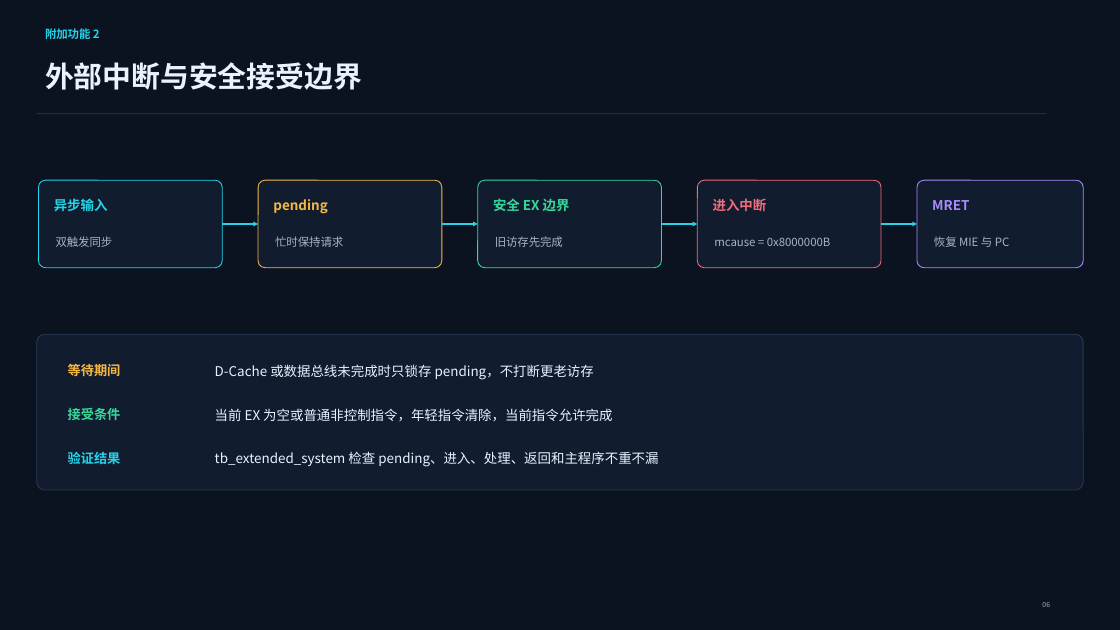
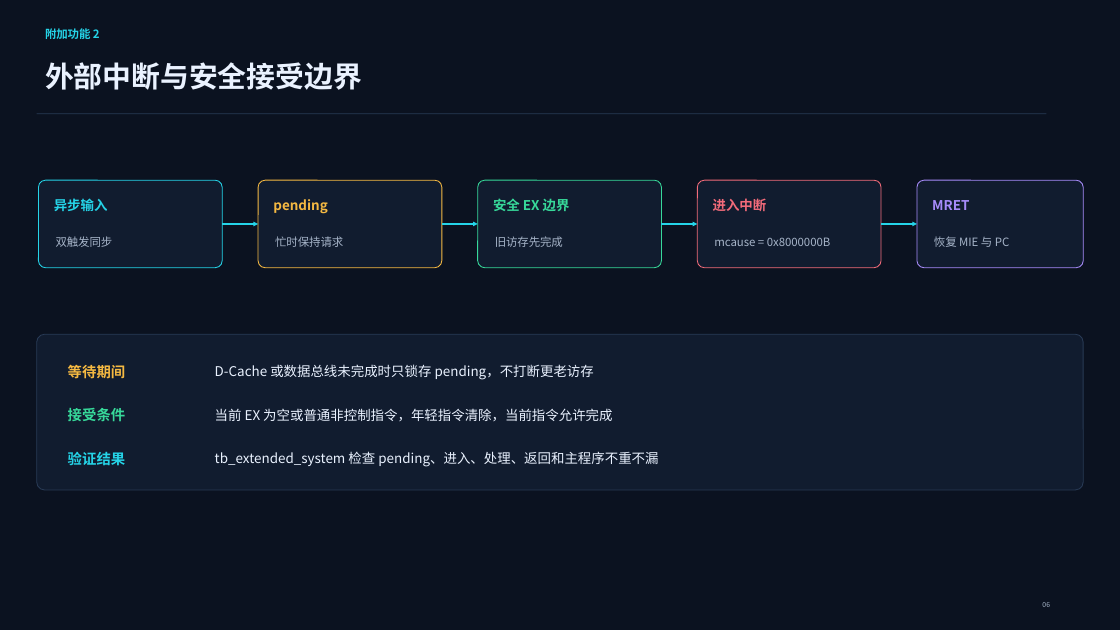
Before and after one commit to Neon246760/CPU-Course-Design, a slide deck: slide 7 of 提交物/06_验收答辩_流水线CPU汇报PPT/1120233061.pptx (slide 6 before the commit). Drawn at 1120x630 pixels with LibreOffice and Linux fonts; fonts in the diff are those of the drawing. Boxes give left, top, right and bottom in pixels: in the first picture for what was removed or moved away, otherwise in the second. Text is boxed around its words. In the diff, an @@ line names an element or a change of style, - is before the commit and + after.

```diff
--- a/提交物/06_验收答辩_流水线CPU汇报PPT/1120233061.pptx
+++ b/提交物/06_验收答辩_流水线CPU汇报PPT/1120233061.pptx
@@ size 11.3 to 12.3 pt in 3 elements at [68,365,126,378], [68,408,126,421], [68,452,126,465] @@
```
Also in this commit, not shown: 8 other slides changed, 1 slide added, 6 other files.
